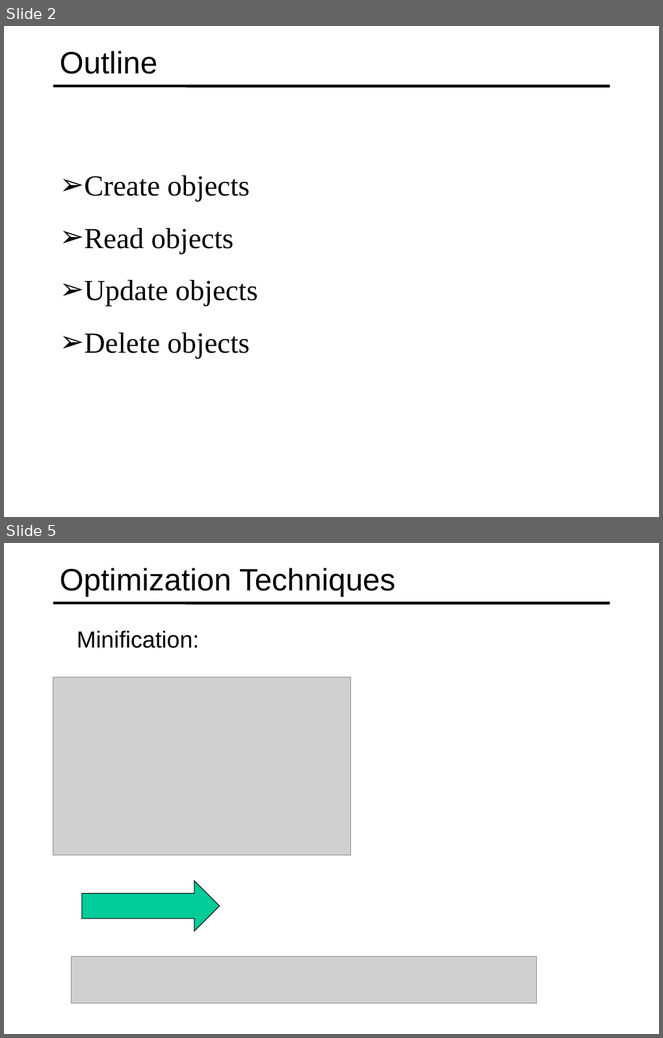
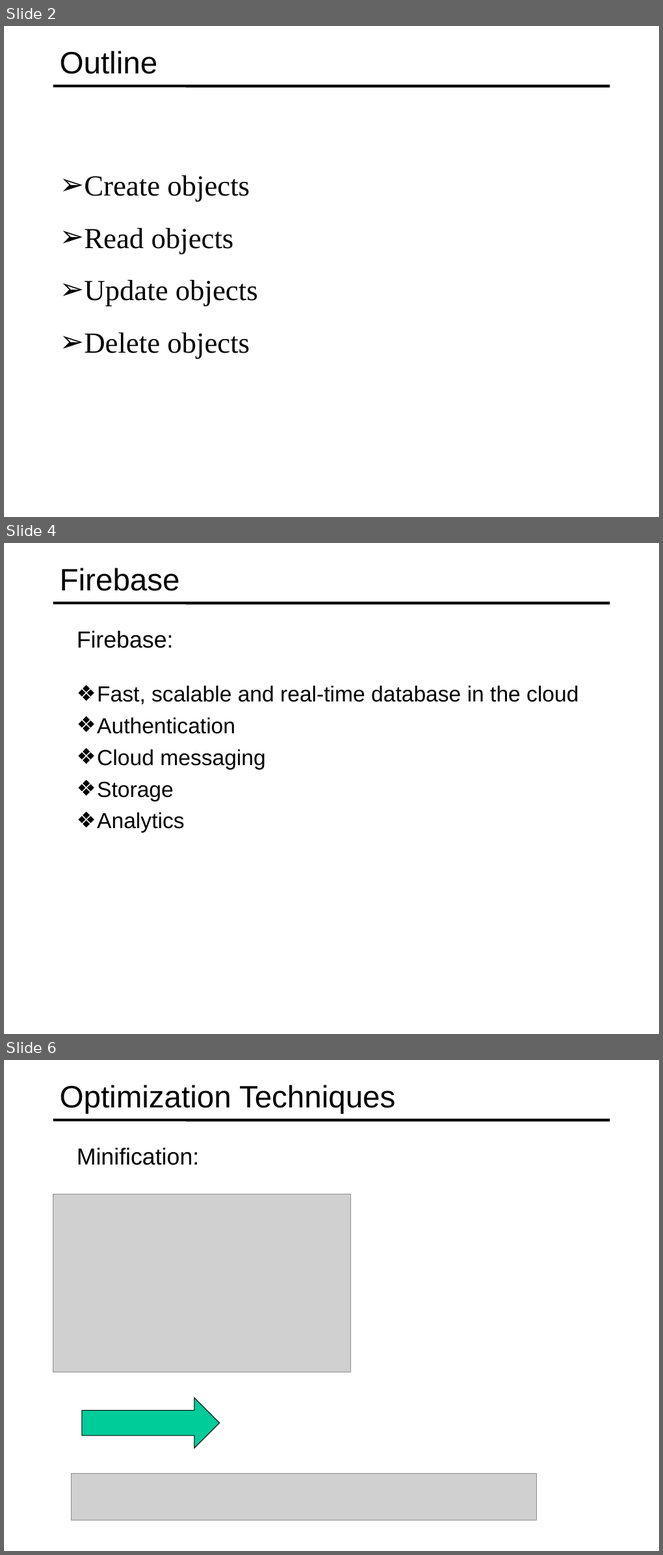
Before and after one commit to specter01wj/Jago_Link_Training, a slide deck: Angular/Angular7/Angular Advanced Course/Essentials/11.Building Real-time Server-less Apps with Firebase/L11_Building Real-time Server-less Apps with Firebase.ppt. Shown one above the other, each under a label of ours: slides 2 and 5 before the commit, slides 2, 4 and 6 after it; the slides between them are not shown. The pictures are 663x1038 and 663x1555 pixels, drawn with LibreOffice and Linux fonts; fonts in the diff are those of the drawing; grey boxes stand for pictures. Boxes give left, top, right and bottom in pixels: in the first picture for what was removed or moved away, otherwise in the second. Text is boxed around its words. In the diff, an @@ line names an element or a change of style, - is before the commit and + after.

```diff
--- a/Angular/Angular7/Angular Advanced Course/Essentials/11.Building Real-time Server-less Apps with Firebase/L11_Building Real-time Server-less Apps with Firebase.ppt
+++ b/Angular/Angular7/Angular Advanced Course/Essentials/11.Building Real-time Server-less Apps with Firebase/L11_Building Real-time Server-less Apps with Firebase.ppt
@@ slide 4 added at [4,543,659,1034], background #FFFFFF; not listed: 1 template element that a slide beside it also shows @@
@@ title added at [60,568,180,591], 34 pt, text #000000 @@
+Firebase
@@ text added at [77,631,174,648], 25.5 pt, text #000000 @@
+  Firebase:
@@ text added at [97,685,579,833], 24 pt, text #000000 @@
+  ❖ Fast, scalable and real-time database in the cloud
+  ❖ Authentication
+  ❖ Cloud messaging
+  ❖ Storage
+  ❖ Analytics
@@ what was slide 5 is now slide 6 @@
```
Also in this commit, not shown: 1 slide changed, 1 other slide added, 1 slide removed.
